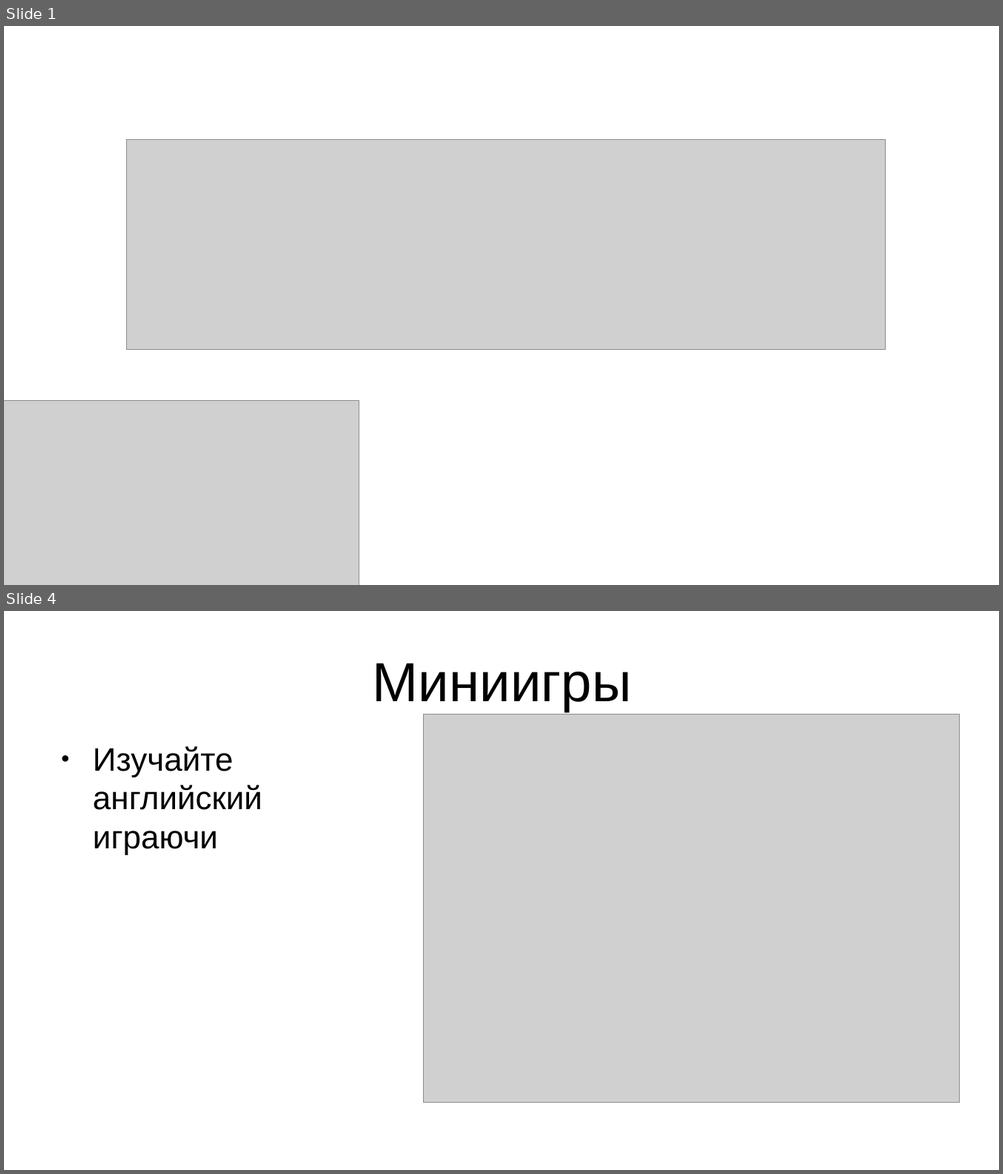
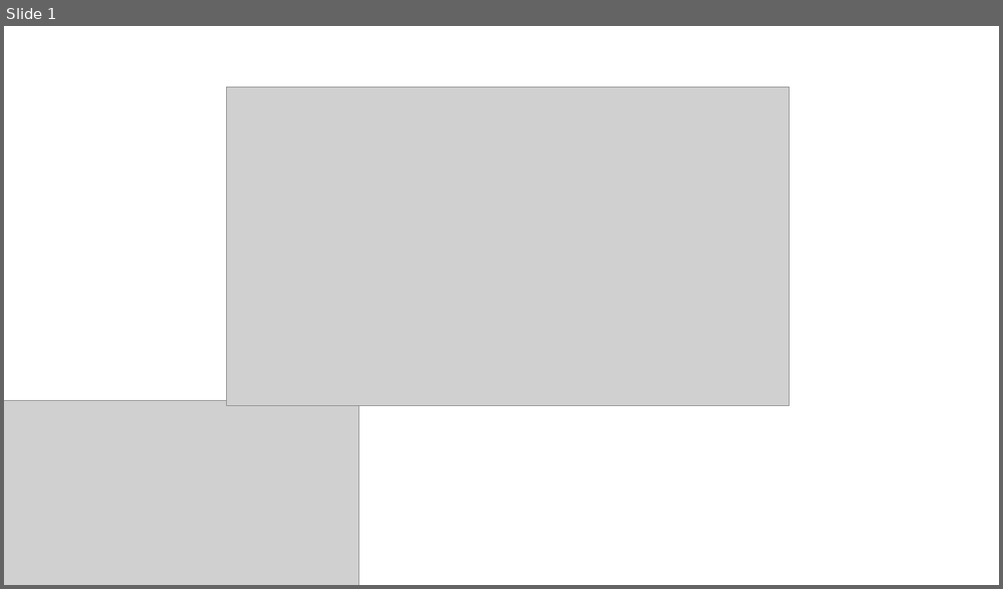
Before and after one commit to DEATHSTROUKE/Tower-Defence, a slide deck: TowerDefence.pptx. Shown one above the other, each under a label of ours: slides 1 and 4 before the commit, slide 1 after it; the slides between them are not shown. The pictures are 1003x1174 and 1003x589 pixels, drawn with LibreOffice and Linux fonts; fonts in the diff are those of the drawing; grey boxes stand for pictures. Boxes give left, top, right and bottom in pixels: in the first picture for what was removed or moved away, otherwise in the second. Text is boxed around its words. In the diff, an @@ line names an element or a change of style, - is before the commit and + after.

```diff
--- a/TowerDefence.pptx
+++ b/TowerDefence.pptx
@@ slide 4 removed at [4,611,999,1170], background #FFFFFF @@
@@ text removed at [373,663,632,712] @@
-Миниигры
@@ picture removed at [424,714,960,1103] @@
@@ text removed at [93,746,262,855] @@
-● Изучайте английский играючи
@@ slide 1 changed as well @@
@@ picture: place and size @@
-picture at [127,140,885,350]
+picture at [226,87,789,407]
```
Also in this commit, not shown: 4 slides added, 5 other slides removed, 1 other file.
